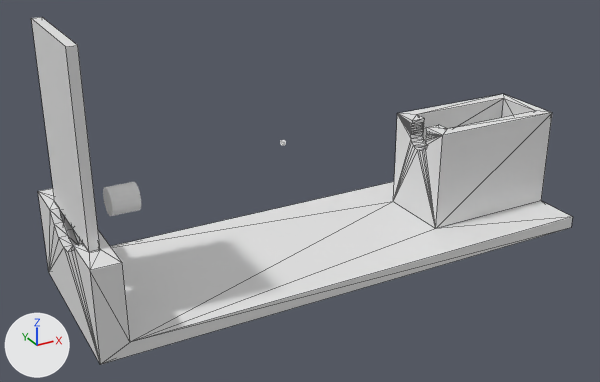
One commit to the Blender file parts/ballast/assembly.blend: the scene before it, then after it.
One viewpoint serves both versions: a camera (50 mm lens) standing at (-78.8, -154.2, 79.0) and looking at (3.3, -5.0, 4.4). The axes (+X, +Y, +Z) are drawn at lower left. The lights are the same throughout. Mesh edges are drawn as thin lines on the coarser meshes.

In view in the first picture: 'Ballast-Tray-V2', 'Cube.001', 'align tray'.
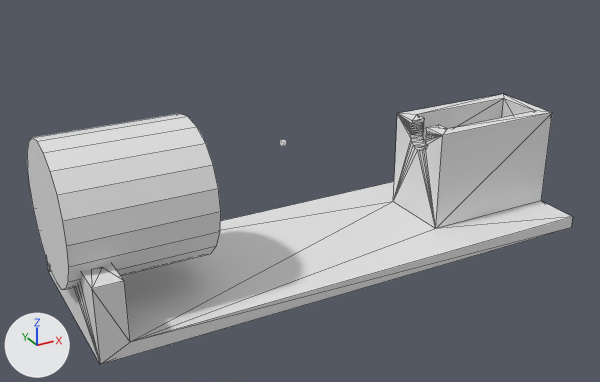
Commit message: dropped the front

Boxes (x1, y1, x2, y2) around the edits, measured in the pictures (600 x 382 px):
'Ballast-Tray-V2', reshaped
    before: (38, 94, 573, 364)
    after: (48, 94, 573, 364)
'align tray front', added
    after: (27, 114, 221, 289)
'Cube.001', hidden
    before: (31, 17, 100, 252)
part 1 of me_ballast_tray_v2, built on
    before: (38, 188, 130, 364)
    after: (48, 265, 130, 364)
'align tray', unchanged, covered by the edit
    before: (103, 182, 141, 216)

The change, as a list of edits to the scene's bpy script:
```text
Change me_ballast_tray_v2:
    used by ob_ballast_tray_v2; location = (13.5, -2.7, -6.3)
    remove me_ballast_tray_v2.from_pydata(...)  # 131 vertices, 258 faces; spans x -62.5..57.5, y -20.0..20.0, z -6.8..20.2
    add me_ballast_tray_v2.from_pydata(...)  # 147 vertices, 274 faces; spans x -62.5..57.5, y -20.0..20.0, z -6.8..20.2
    me_ballast_tray_v2 part 1
    2 vertices are removed from x -58.5, y -13.1..13.1, z 13.2
    18 faces are deleted
    28 vertices in x -62.5..-56.5, y -12.1..12.1, z 3.2..11.4 move by (0.0, 0.0, -3.8)
    18 vertices in x -62.5..-56.5, y -20.0..20.0, z 5.9..13.2 move by (0.0, 0.0, -3.7)
    18 vertices are added at x -62.5..-56.5, y -20.0..20.0, z 9.5
    34 new faces join them
Change ob_cube_001:
    add ob_cube_001.hide_viewport = True
Add ob_align_tray_front:
    ob_align_tray_front = bpy.data.objects.new('align tray front', me_cylinder_002.copy())  # the mesh of ob_align_tray
    ob_align_tray_front.location = (-36.3, -2.7, 10.1)
    ob_align_tray_front.rotation_euler = (0.0, 1.571, 0.0)  # degrees (0, 90, 0)
    ob_align_tray_front.scale = (15.0, 15.0, 15.0)
```
